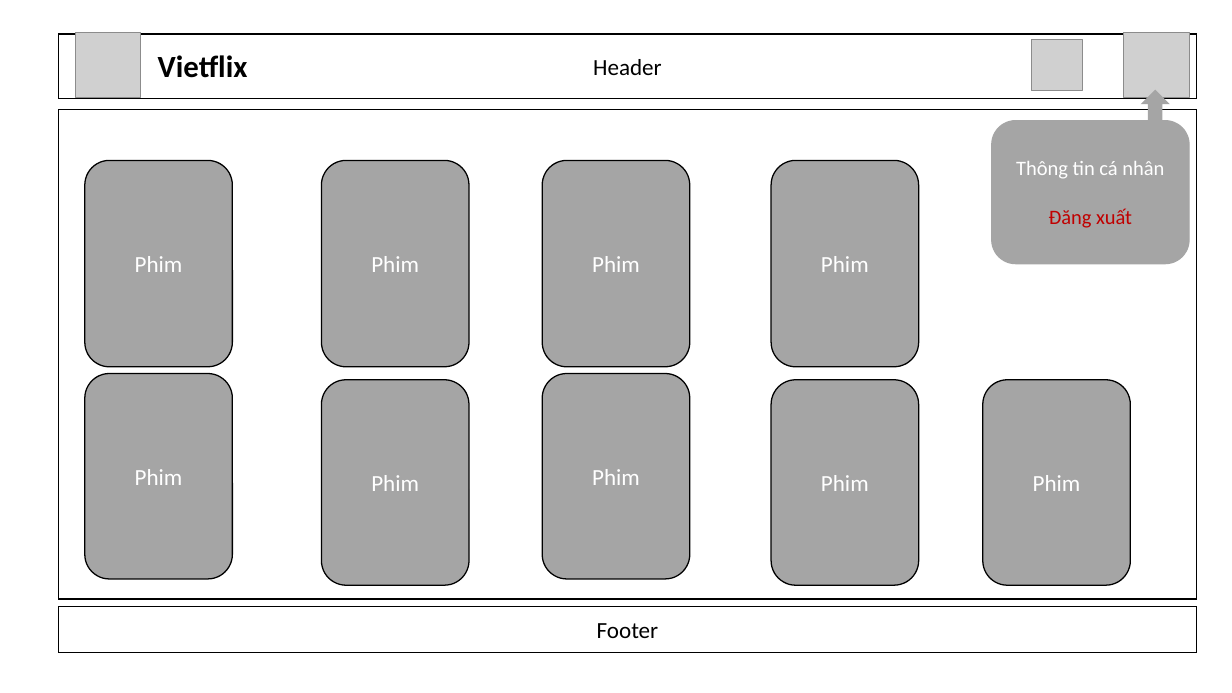
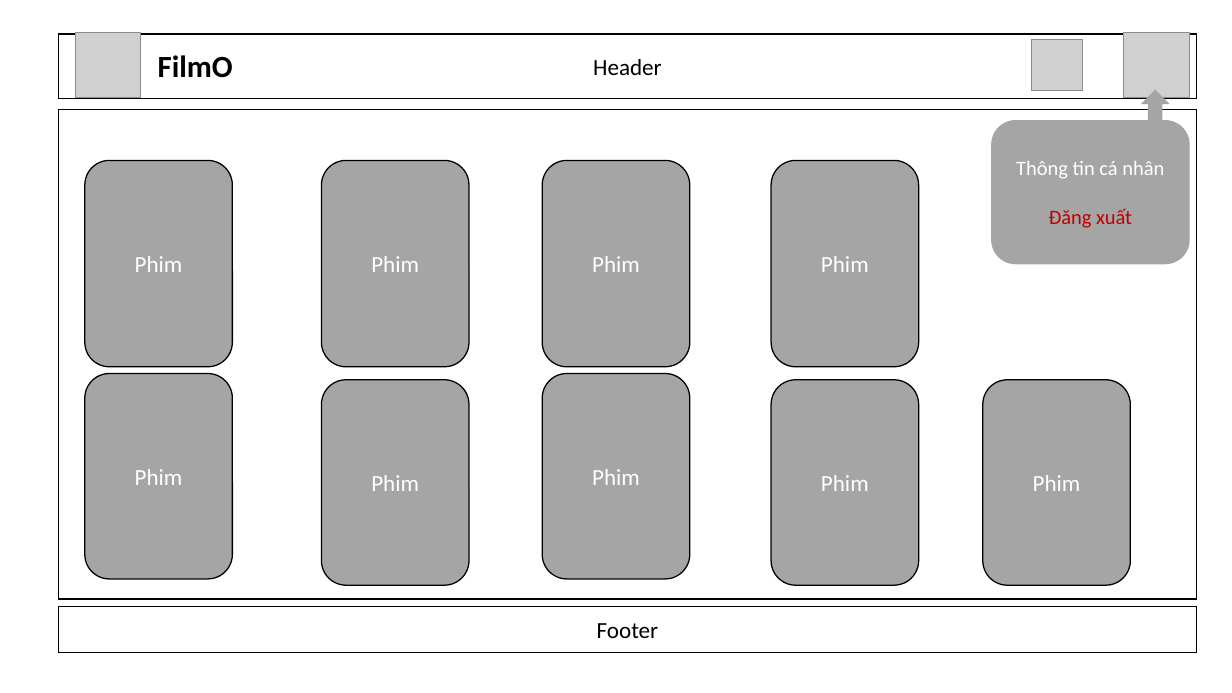
Before and after one commit to namnguyenbk/grad-thesis, a slide deck: slide 3 of Mockup-UI.pptx. Drawn at 1232x693 pixels with LibreOffice and Linux fonts; fonts in the diff are those of the drawing; grey boxes stand for pictures. Boxes give left, top, right and bottom in pixels: in the first picture for what was removed or moved away, otherwise in the second. Text is boxed around its words. In the diff, an @@ line names an element or a change of style, - is before the commit and + after.

```diff
--- a/Mockup-UI.pptx
+++ b/Mockup-UI.pptx
@@ text in rectangle at <box>158,55,233,78</box>: text changed @@
-Vietflix
+FilmO
```
Also in this commit, not shown: 4 other slides changed, 4 other files.
